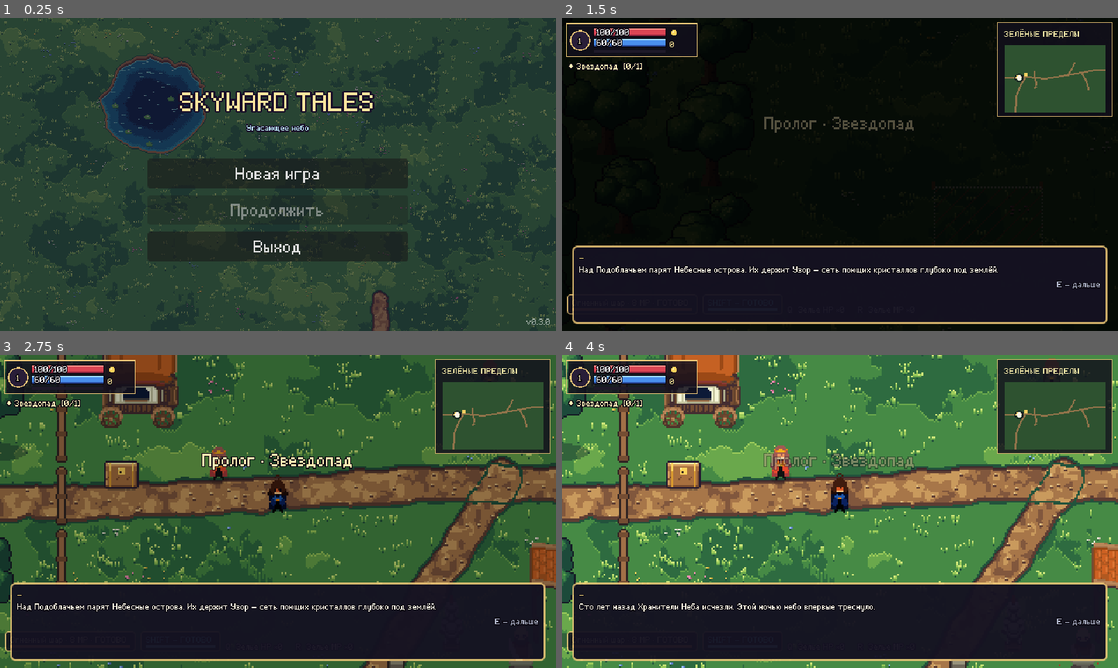
Above: before the commit, frames 1-4 (two rows, left to right).
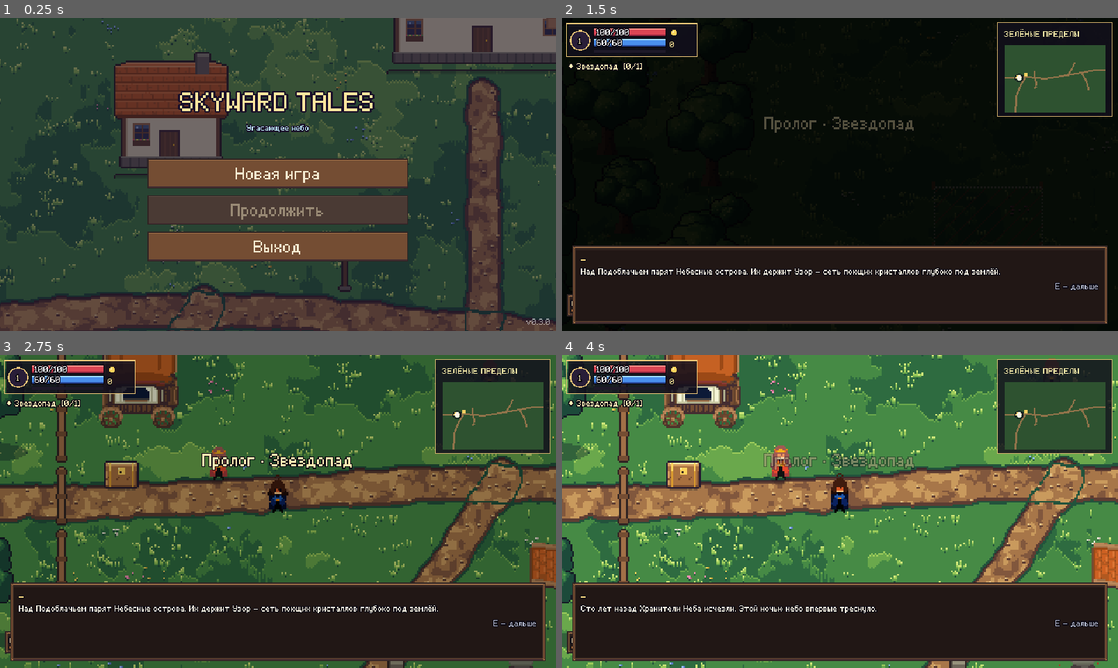
Above: after the commit, the same moments.

Repository: DoctorStrangeSH/Skyward-Tales
Game: Godot game, scene res://scenes/title_menu.tscn
Two runs of this game, one before a commit and one after it. Both use one fixed random seed, a clock stepped at 60 frames per second and the inputs below.
Inputs (mouse positions are in pixels of both pictures, inside the frame that each line leads up to):
- Up to frame 1 (0.25 s): no input
- Up to frame 2 (1.5 s): click "Новая игра" at 0.5 s; click "Начать приключение" at 1.25 s
- Up to frame 3 (2.75 s): tap Enter at 2 s; move the mouse to (400, 495) at 2.02 s; press the mouse at (400, 495) at 2.03 s; hold D (move_right) from 2.03 s (still down)
- Up to frame 4 (4 s): move the mouse to (728, 527) at 2.77 s; release D (move_right) at 2.78 s; release the mouse at (728, 527) at 2.78 s; hold S (move_down) 2.78-3.53 s; tap E (interact) at 2.85 s; click (728, 527) at 2.92 s; move the mouse to (895, 442) at 3.52 s; hold D (move_right) from 3.53 s (still down); tap M at 3.6 s; click (895, 442) at 3.67 s

The runs differ from the first frame. In frame 1, 43% of the frame differs, in the area x 0-100%, y 0-100%; in frame 2, 3.6%; in frame 3, 3.5%; in frame 4, 3.0%.

Commit message:
feat: interface and enemies in the pack's style
- Wood-frame windows and plank buttons (assets/ui, UiStyle, theme), warm
  dialogue and portrait frames, skill buttons recoloured
- Slim enemy health bars shown only after a hit (always for elites/bosses)
- Creatures softened toward the pack: tinted outlines instead of black,
  muted warm colours; bats in dusk lavender
- Title menu shows the living village behind the menu

Co-Authored-By: Claude Opus 5.5 <noreply@anthropic.com>
Claude-Session: https://claude.ai/code/session_01MWkFZACZUurbmFYoYvVtgm

Diff:
--- a/assets/ui_theme.tres
+++ b/assets/ui_theme.tres
@@ -1,7 +1,79 @@
-[gd_resource type="Theme" load_steps=2 format=3]
+[gd_resource type="Theme" load_steps=12 format=3]
 
 [ext_resource type="FontFile" path="res://assets/fonts/skyward_pixel.ttf" id="1_font"]
+[ext_resource type="Texture2D" path="res://assets/ui/button_normal.png" id="2_bn"]
+[ext_resource type="Texture2D" path="res://assets/ui/button_hover.png" id="3_bh"]
+[ext_resource type="Texture2D" path="res://assets/ui/button_pressed.png" id="4_bp"]
+[ext_resource type="Texture2D" path="res://assets/ui/button_disabled.png" id="5_bd"]
+[ext_resource type="Texture2D" path="res://assets/ui/panel.png" id="6_panel"]
+
+[sub_resource type="StyleBoxTexture" id="bn"]
+texture = ExtResource("2_bn")
+texture_margin_left = 4.0
+texture_margin_top = 4.0
+texture_margin_right = 4.0
+texture_margin_bottom = 4.0
+content_margin_left = 6.0
+content_margin_top = 3.0
+content_margin_right = 6.0
+content_margin_bottom = 3.0
+
+[sub_resource type="StyleBoxTexture" id="bh"]
+texture = ExtResource("3_bh")
+texture_margin_left = 4.0
+texture_margin_top = 4.0
+texture_margin_right = 4.0
+texture_margin_bottom = 4.0
+content_margin_left = 6.0
+content_margin_top = 3.0
+content_margin_right = 6.0
+content_margin_bottom = 3.0
+
+[sub_resource type="StyleBoxTexture" id="bp"]
+texture = ExtResource("4_bp")
+texture_margin_left = 4.0
+texture_margin_top = 4.0
+texture_margin_right = 4.0
+texture_margin_bottom = 4.0
+content_margin_left = 6.0
+content_margin_top = 3.0
+content_margin_right = 6.0
+content_margin_bottom = 3.0
+
+[sub_resource type="StyleBoxTexture" id="bd"]
+texture = ExtResource("5_bd")
+texture_margin_left = 4.0
+texture_margin_top = 4.0
+texture_margin_right = 4.0
+texture_margin_bottom = 4.0
+content_margin_left = 6.0
+content_margin_top = 3.0
+content_margin_right = 6.0
+content_margin_bottom = 3.0
+
+[sub_resource type="StyleBoxEmpty" id="focus"]
+
+[sub_resource type="StyleBoxTexture" id="panel"]
+texture = ExtResource("6_panel")
+texture_margin_left = 8.0
+texture_margin_top = 8.0
+texture_margin_right = 8.0
+texture_margin_bottom = 8.0
+content_margin_left = 9.0
+content_margin_top = 9.0
+content_margin_right = 9.0
+content_margin_bottom = 9.0
 
 [resource]
 default_font = ExtResource("1_font")
 default_font_size = 9
+Button/colors/font_color = Color(0.96, 0.92, 0.82, 1)
+Button/colors/font_hover_color = Color(1, 0.95, 0.75, 1)
+Button/colors/font_pressed_color = Color(1, 0.9, 0.6, 1)
+Button/colors/font_disabled_color = Color(0.6, 0.54, 0.46, 1)
+Button/styles/normal = SubResource("bn")
+Button/styles/hover = SubResource("bh")
+Button/styles/pressed = SubResource("bp")
+Button/styles/disabled = SubResource("bd")
+Button/styles/focus = SubResource("focus")
+PanelContainer/styles/panel = SubResource("panel")
--- a/scripts/bestiary_panel.gd
+++ b/scripts/bestiary_panel.gd
@@ -11,7 +11,7 @@
 	style.bg_color = Color(0.045, 0.06, 0.08, 0.98)
 	style.set_corner_radius_all(6)
 	style.set_content_margin_all(8)
-	add_theme_stylebox_override("panel", style)
+	add_theme_stylebox_override("panel", UiStyle.panel(false))
 	var box := VBoxContainer.new()
 	box.add_theme_constant_override("separation", 8)
 	add_child(box)
--- a/scripts/defeat_panel.gd
+++ b/scripts/defeat_panel.gd
@@ -16,7 +16,7 @@
 	style.bg_color = Color(0.055, 0.035, 0.045, 0.99)
 	style.set_corner_radius_all(6)
 	style.set_content_margin_all(8)
-	add_theme_stylebox_override("panel", style)
+	add_theme_stylebox_override("panel", UiStyle.panel(true))
 	var box := VBoxContainer.new()
 	box.add_theme_constant_override("separation", 9)
 	add_child(box)
--- a/scripts/enemy_combat_feedback.gd
+++ b/scripts/enemy_combat_feedback.gd
@@ -85,11 +85,13 @@
 		var width := font.get_string_size(elite_name, HORIZONTAL_ALIGNMENT_LEFT, -1, UiFont.px(8)).x
 		draw_string_outline(font, Vector2(-width / 2.0, bar_y - 3), elite_name, HORIZONTAL_ALIGNMENT_LEFT, -1, UiFont.px(8), 3, Color(0.05, 0.04, 0.08))
 		draw_string(font, Vector2(-width / 2.0, bar_y - 3), elite_name, HORIZONTAL_ALIGNMENT_LEFT, -1, UiFont.px(8), elite_color)
-	var width: float = 34.0 if elite else 25.0
-	var left: float = -width / 2.0
-	draw_rect(Rect2(left - 1, bar_y - 1, width + 2, 7), Color(0.06, 0.08, 0.12))
-	draw_rect(Rect2(left, bar_y, width, 5), Color(0.29, 0.19, 0.20))
-	draw_rect(Rect2(left, bar_y, width * float(health) / float(max_health), 5), Color(0.94, 0.56, 0.24) if elite else Color(0.53, 0.86, 0.53))
+	# Slim bar, shown once the enemy is hurt (always for elites and bosses).
+	if elite or health < max_health:
+		var width: float = 24.0 if elite else 16.0
+		var left: float = -width / 2.0
+		draw_rect(Rect2(left - 1, bar_y + 2, width + 2, 4), Color(0.13, 0.09, 0.08, 0.9))
+		draw_rect(Rect2(left, bar_y + 3, width, 2), Color(0.35, 0.18, 0.16))
+		draw_rect(Rect2(left, bar_y + 3, roundf(width * float(health) / float(max_health)), 2), Color(0.96, 0.6, 0.26) if elite else Color(0.86, 0.32, 0.26))
 	if burning:
 		draw_circle(Vector2(-7, -11), 3.5, Color(1.0, 0.38, 0.1, 0.85))
 		draw_circle(Vector2(4, -14), 2.5, Color(1.0, 0.8, 0.24, 0.86))
--- a/scripts/equipment_comparison_panel.gd
+++ b/scripts/equipment_comparison_panel.gd
@@ -14,7 +14,7 @@
 	style.bg_color = Color(0.035, 0.055, 0.085, 0.98)
 	style.set_corner_radius_all(7)
 	style.set_content_margin_all(8)
-	add_theme_stylebox_override("panel", style)
+	add_theme_stylebox_override("panel", UiStyle.panel(false))
 	var box := VBoxContainer.new()
 	box.add_theme_constant_override("separation", 7)
 	add_child(box)
--- a/scripts/hero_creation_panel.gd
+++ b/scripts/hero_creation_panel.gd
@@ -21,7 +21,7 @@
 	style.set_border_width_all(2)
 	style.set_corner_radius_all(5)
 	style.set_content_margin_all(12)
-	add_theme_stylebox_override("panel", style)
+	add_theme_stylebox_override("panel", UiStyle.panel(true))
 	var box := VBoxContainer.new()
 	box.add_theme_constant_override("separation", 8)
 	add_child(box)
--- a/scripts/hud.gd
+++ b/scripts/hud.gd
@@ -120,7 +120,7 @@
 	spell_panel.position = Vector2(6, 318)
 	spell_panel.custom_minimum_size = Vector2(150, 0)
 	spell_panel.mouse_filter = Control.MOUSE_FILTER_IGNORE
-	spell_panel.add_theme_stylebox_override("panel", _panel_style(Color(0.07, 0.06, 0.11, 0.82)))
+	spell_panel.add_theme_stylebox_override("panel", UiStyle.small_panel())
 	root.add_child(spell_panel)
 	var spell_box := VBoxContainer.new()
 	spell_box.add_theme_constant_override("separation", 1)
@@ -135,7 +135,7 @@
 	dodge_panel.position = Vector2(162, 318)
 	dodge_panel.custom_minimum_size = Vector2(92, 0)
 	dodge_panel.mouse_filter = Control.MOUSE_FILTER_IGNORE
-	dodge_panel.add_theme_stylebox_override("panel", _panel_style(Color(0.07, 0.06, 0.11, 0.82)))
+	dodge_panel.add_theme_stylebox_override("panel", UiStyle.small_panel())
 	root.add_child(dodge_panel)
 	var dodge_box := VBoxContainer.new()
 	dodge_box.add_theme_constant_override("separation", 1)
@@ -231,7 +231,7 @@
 	dialogue_style.set_border_width_all(2)
 	dialogue_style.set_corner_radius_all(5)
 	dialogue_style.set_content_margin_all(8)
-	dialogue_panel.add_theme_stylebox_override("panel", dialogue_style)
+	dialogue_panel.add_theme_stylebox_override("panel", UiStyle.panel(false, 10))
 	root.add_child(dialogue_panel)
 	dialogue_panel.mouse_filter = Control.MOUSE_FILTER_IGNORE
 	var dialogue_row := HBoxContainer.new()
@@ -244,7 +244,7 @@
 	portrait_style.border_color = Color(0.93, 0.78, 0.47)
 	portrait_style.set_border_width_all(1)
 	portrait_style.set_corner_radius_all(3)
-	portrait_frame.add_theme_stylebox_override("panel", portrait_style)
+	portrait_frame.add_theme_stylebox_override("panel", UiStyle.panel(true, 4))
 	portrait_frame.size_flags_vertical = Control.SIZE_SHRINK_BEGIN
 	portrait_frame.mouse_filter = Control.MOUSE_FILTER_IGNORE
 	dialogue_row.add_child(portrait_frame)
@@ -612,22 +612,7 @@
 	_layout_dialogue()
 
 func _style_choice(button: Button) -> void:
-	var normal := StyleBoxFlat.new()
-	normal.bg_color = Color(0.14, 0.12, 0.2, 0.9)
-	normal.set_corner_radius_all(2)
-	normal.content_margin_left = 6
-	normal.content_margin_top = 1
-	normal.content_margin_bottom = 1
-	var hover := normal.duplicate() as StyleBoxFlat
-	hover.bg_color = Color(0.32, 0.26, 0.16, 0.95)
-	hover.border_color = Color(0.93, 0.78, 0.47)
-	hover.set_border_width_all(1)
-	button.add_theme_stylebox_override("normal", normal)
-	button.add_theme_stylebox_override("hover", hover)
-	button.add_theme_stylebox_override("pressed", hover)
-	button.add_theme_stylebox_override("focus", hover)
-	button.add_theme_color_override("font_color", Color(0.95, 0.93, 0.86))
-	button.add_theme_color_override("font_hover_color", Color(1.0, 0.9, 0.6))
+	UiStyle.style_button(button)
 
 func _on_dialogue_choice_pressed(choice_id: String) -> void:
 	dialogue_choice_selected.emit(choice_id)
--- a/scripts/inventory_window.gd
+++ b/scripts/inventory_window.gd
@@ -21,7 +21,7 @@
 	style.bg_color = Color(0.045, 0.06, 0.09, 0.97)
 	style.set_corner_radius_all(6)
 	style.set_content_margin_all(8)
-	add_theme_stylebox_override("panel", style)
+	add_theme_stylebox_override("panel", UiStyle.panel(false))
 	var contents := VBoxContainer.new()
 	add_child(contents)
 	contents.add_child(_label("СУМКА  [I — закрыть]", 13, Color(1.0, 0.88, 0.56)))
--- a/scripts/pause_menu_panel.gd
+++ b/scripts/pause_menu_panel.gd
@@ -43,7 +43,7 @@
 	style.set_border_width_all(2)
 	style.set_corner_radius_all(5)
 	style.set_content_margin_all(10)
-	add_theme_stylebox_override("panel", style)
+	add_theme_stylebox_override("panel", UiStyle.panel(false))
 	# Main page stays the first child (tests and HUD rely on it).
 	main_page = _page("ПАУЗА")
 	_button(main_page, "Продолжить", func() -> void: resume_requested.emit())
--- a/scripts/quest_journal_panel.gd
+++ b/scripts/quest_journal_panel.gd
@@ -16,7 +16,7 @@
 	style.set_border_width_all(1)
 	style.set_corner_radius_all(6)
 	style.set_content_margin_all(8)
-	add_theme_stylebox_override("panel", style)
+	add_theme_stylebox_override("panel", UiStyle.panel(false))
 	var box := VBoxContainer.new()
 	box.add_theme_constant_override("separation", 8)
 	add_child(box)
--- a/scripts/skill_tree_panel.gd
+++ b/scripts/skill_tree_panel.gd
@@ -20,7 +20,7 @@
 	style.set_border_width_all(2)
 	style.set_corner_radius_all(5)
 	style.set_content_margin_all(8)
-	add_theme_stylebox_override("panel", style)
+	add_theme_stylebox_override("panel", UiStyle.panel(false))
 	var box := VBoxContainer.new()
 	box.add_theme_constant_override("separation", 6)
 	add_child(box)
@@ -77,11 +77,13 @@
 		style.border_color = color
 		style.set_border_width_all(1)
 	elif reason.is_empty():
-		style.bg_color = Color(0.2, 0.17, 0.1)
+		style.bg_color = Color(0.36, 0.24, 0.16)
 		style.border_color = Color(1.0, 0.85, 0.4)
 		style.set_border_width_all(1)
 	else:
-		style.bg_color = Color(0.12, 0.11, 0.16)
+		style.bg_color = Color(0.17, 0.12, 0.1)
+		style.border_color = Color(0.36, 0.26, 0.2)
+		style.set_border_width_all(1)
 	button.add_theme_stylebox_override("normal", style)
 	var hover := style.duplicate() as StyleBoxFlat
 	hover.bg_color = hover.bg_color.lightened(0.15)
--- a/scripts/talent_choice_panel.gd
+++ b/scripts/talent_choice_panel.gd
@@ -13,7 +13,7 @@
 	style.bg_color = Color(0.035, 0.055, 0.085, 0.99)
 	style.set_corner_radius_all(6)
 	style.set_content_margin_all(8)
-	add_theme_stylebox_override("panel", style)
+	add_theme_stylebox_override("panel", UiStyle.panel(true))
 	var box := VBoxContainer.new()
 	box.add_theme_constant_override("separation", 8)
 	add_child(box)
--- a/scripts/title_menu.gd
+++ b/scripts/title_menu.gd
@@ -66,18 +66,27 @@
 	bg.color = Color(0.045, 0.09, 0.105)
 	bg.set_anchors_and_offsets_preset(Control.PRESET_FULL_RECT)
 	add_child(bg)
-	# The generated meadow, slowly drifting, under a dusk tint.
-	var ground := WorldArt.texture("world/greenreach_ground.png")
-	if ground != null:
-		var art := TextureRect.new()
-		art.texture = ground
-		art.texture_filter = CanvasItem.TEXTURE_FILTER_NEAREST
-		art.position = Vector2(-120, -160)
-		art.size = ground.get_size()
-		add_child(art)
-		var tween := art.create_tween().set_loops()
-		tween.tween_property(art, "position", Vector2(-420, -300), 40.0)
-		tween.tween_property(art, "position", Vector2(-120, -160), 40.0)
+	# The real village (houses, market, forge), slowly drifting, at 2x like
+	# the game camera.
+	# Its own viewport keeps the world's z-layers (canopy above actors) under
+	# the menu.
+	var holder := SubViewportContainer.new()
+	holder.set_anchors_and_offsets_preset(Control.PRESET_FULL_RECT)
+	holder.stretch = true
+	holder.mouse_filter = Control.MOUSE_FILTER_IGNORE
+	add_child(holder)
+	var view := SubViewport.new()
+	view.size = Vector2i(640, 360)
+	view.canvas_item_default_texture_filter = Viewport.DEFAULT_CANVAS_ITEM_TEXTURE_FILTER_NEAREST
+	holder.add_child(view)
+	var village := load("res://scripts/world.gd").new() as Node2D
+	village.set("region_id", "greenreach")
+	village.scale = Vector2(2, 2)
+	village.position = Vector2(-560, -880)
+	view.add_child(village)
+	var tween := village.create_tween().set_loops()
+	tween.tween_property(village, "position", Vector2(-1180, -980), 45.0)
+	tween.tween_property(village, "position", Vector2(-560, -880), 45.0)
 	var tint := ColorRect.new()
 	tint.color = Color(0.06, 0.04, 0.14, 0.55)
 	tint.set_anchors_and_offsets_preset(Control.PRESET_FULL_RECT)
--- /dev/null
+++ b/scripts/ui_style.gd
@@ -0,0 +1,56 @@
+extends RefCounted
+class_name UiStyle
+
+## Interface frames in the pack's warm wood style (assets/ui/*.png, built by
+## tools/art/village.py): nine-slice panels and plank buttons. Panels use
+## UiStyle.panel(); buttons get UiStyle.style_button(button).
+
+const PANEL := "res://assets/ui/panel.png"
+const PANEL_GOLD := "res://assets/ui/panel_gold.png"
+const TEXT := Color(0.96, 0.92, 0.82)
+const TITLE := Color(1.0, 0.84, 0.5)
+const MUTED := Color(0.78, 0.7, 0.6)
+
+static var _cache: Dictionary = {}
+
+static func _box(path: String, margin: int, content: int) -> StyleBox:
+	var key := "%s:%d:%d" % [path, margin, content]
+	if _cache.has(key):
+		return _cache[key]
+	if not ResourceLoader.exists(path):
+		var flat := StyleBoxFlat.new()
+		flat.bg_color = Color(0.13, 0.09, 0.08, 0.96)
+		flat.set_content_margin_all(content)
+		return flat
+	var box := StyleBoxTexture.new()
+	box.texture = load(path)
+	box.texture_margin_left = margin
+	box.texture_margin_top = margin
+	box.texture_margin_right = margin
+	box.texture_margin_bottom = margin
+	box.set_content_margin_all(content)
+	_cache[key] = box
+	return box
+
+## Big windows (journal, bag, skills, pause, dialogue).
+static func panel(gold: bool = false, content: int = 9) -> StyleBox:
+	return _box(PANEL_GOLD if gold else PANEL, 8, content)
+
+## Small HUD frames (spell bar, toasts).
+static func small_panel() -> StyleBox:
+	return _box(PANEL, 8, 5)
+
+static func button_box(state: String) -> StyleBox:
+	var box := _box("res://assets/ui/button_%s.png" % state, 4, 3)
+	if box is StyleBoxTexture:
+		(box as StyleBoxTexture).content_margin_left = 6
+		(box as StyleBoxTexture).content_margin_right = 6
+	return box
+
+static func style_button(button: Button) -> void:
+	for state in ["normal", "hover", "pressed", "disabled"]:
+		button.add_theme_stylebox_override(state, button_box(state))
+	button.add_theme_stylebox_override("focus", StyleBoxEmpty.new())
+	button.add_theme_color_override("font_color", TEXT)
+	button.add_theme_color_override("font_hover_color", Color(1, 0.95, 0.75))
+	button.add_theme_color_override("font_disabled_color", MUTED * Color(1, 1, 1, 0.6))
--- a/scripts/world_map_panel.gd
+++ b/scripts/world_map_panel.gd
@@ -16,7 +16,7 @@
 	style.bg_color = Color(0.04, 0.055, 0.075, 0.99)
 	style.set_content_margin_all(8)
 	style.set_corner_radius_all(6)
-	add_theme_stylebox_override("panel", style)
+	add_theme_stylebox_override("panel", UiStyle.panel(false))
 	var box := VBoxContainer.new()
 	box.add_theme_constant_override("separation", 7)
 	add_child(box)
@@ -55,17 +55,7 @@
 		button.disabled = region_id == current
 		button.focus_mode = Control.FOCUS_NONE
 		button.pressed.connect(func() -> void: travel_requested.emit(region_id))
-		for state in ["normal", "hover", "pressed", "disabled"]:
-			var box := StyleBoxFlat.new()
-			box.bg_color = {"normal": Color(0.1, 0.16, 0.24), "hover": Color(0.18, 0.28, 0.4), "pressed": Color(0.08, 0.12, 0.18), "disabled": Color(0.08, 0.1, 0.12)}[state]
-			box.border_color = Color(0.45, 0.7, 0.95, 0.8 if state != "disabled" else 0.25)
-			box.set_border_width_all(1)
-			box.set_corner_radius_all(3)
-			box.content_margin_left = 5
-			box.content_margin_right = 5
-			box.content_margin_top = 2
-			box.content_margin_bottom = 2
-			button.add_theme_stylebox_override(state, box)
+		UiStyle.style_button(button)
 		travel_row.add_child(button)
 
 func _label(value: String, font_size: int, color: Color) -> Label:
Binary file changed: assets/sprites/enemies/bog_king_8dir.png
Binary file changed: assets/sprites/enemies/cave_bat_8dir.png
Binary file changed: assets/sprites/enemies/echo_warden_8dir.png
Binary file changed: assets/sprites/enemies/forest_slime_true8.png
Binary file changed: assets/sprites/enemies/forest_wolf_8dir.png
Binary file changed: assets/sprites/enemies/grove_guardian_8dir.png
Binary file changed: assets/sprites/enemies/marsh_toad_8dir.png
Binary file changed: assets/sprites/enemies/sky_sentinel_8dir.png
Binary file changed: assets/sprites/enemies/tempest_colossus_8dir.png
Binary file changed: assets/sprites/enemies/wind_wisp_8dir.png
Binary file added: assets/ui/button_disabled.png
Not shown, added: assets/ui/button_disabled.png.import
(and 13 more such lines)
